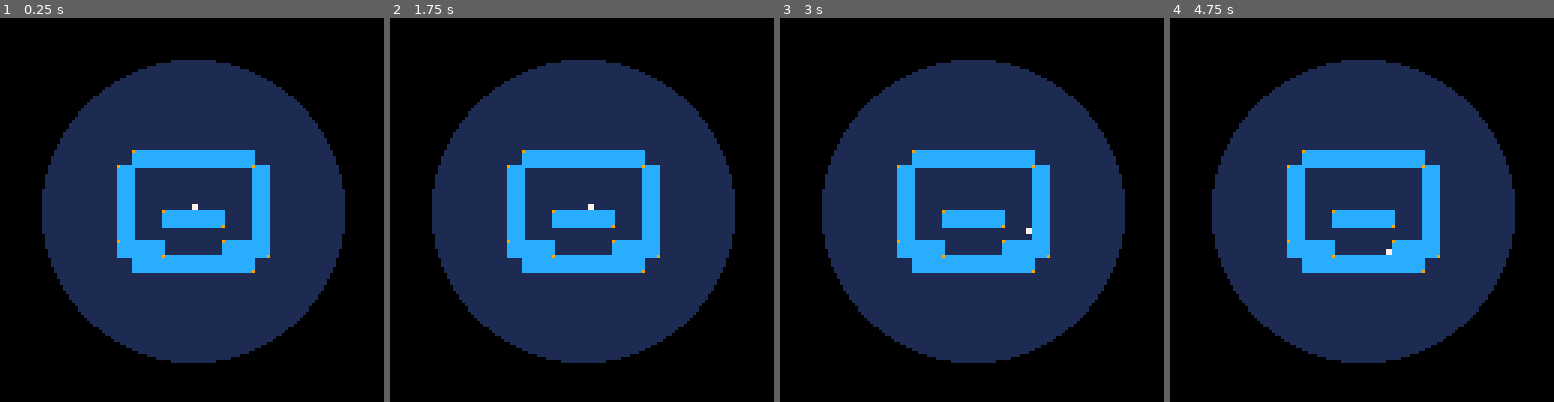
Above: before the commit, frames 1-4 (left to right).
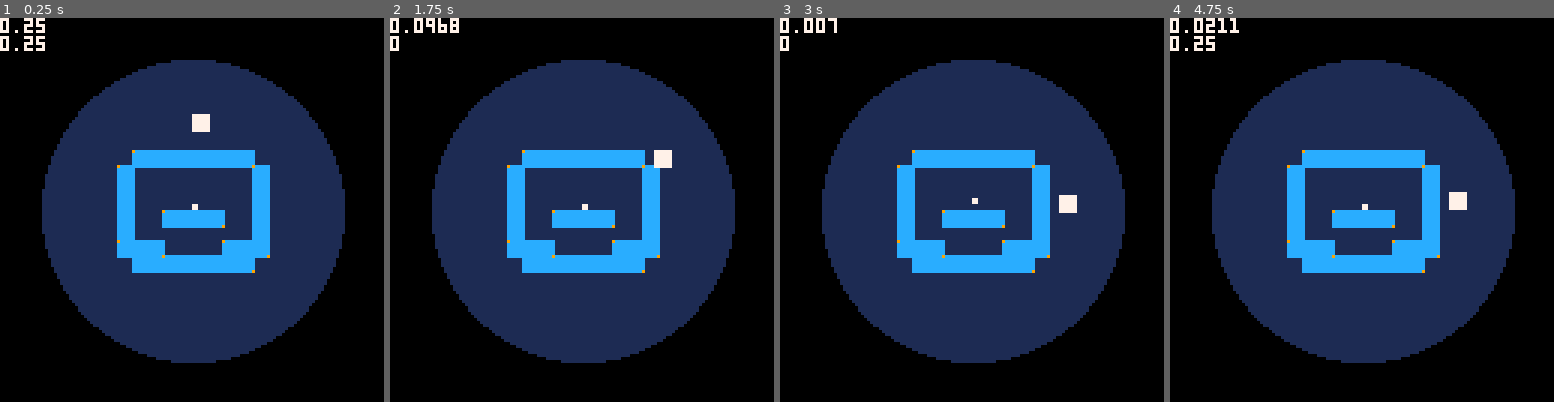
Above: after the commit, the same moments.

Repository: nucleartide/airship-prototype
Game: PICO-8 cartridge carts/prototype.p8
The game is run twice, just before and just after one commit, with the same random seed, the same clock (stepped at 60 frames per second) and the same inputs.
Inputs:
- Up to frame 1 (0.25 s): no input
- Up to frame 2 (1.75 s): tap X (X key) at 0.33, 1.07 s; tap O (Z key) at 0.7, 1.7 s; hold Right from 1.6 s (still down)
- Up to frame 3 (3 s): tap X (X key) at 1.85, 2.97 s; release Right at 2.1 s; tap O (Z key) at 2.1, 2.5, 2.9 s; hold Up 2.15-2.42 s; hold Right from 2.47 s (still down)
- Up to frame 4 (4.75 s): release Right at 3.03 s; hold Left 3.08-3.58 s; tap O (Z key) every 0.4 s from 3.3 to 4.5 s; hold Down 3.63-3.97 s; hold Right 4.02-4.68 s; tap X (X key) at 4.08 s; hold Up from 4.73 s (still down)

The runs differ from the first frame. In frame 1, 0.6% of the frame differs, in the area x 0-55%, y 0-30%; in frame 2, 0.7%; in frame 3, 0.6%; in frame 4, 0.8%, in the area x 0-78%, y 0-62%.

Commit message:
wip propeller

Diff:
--- a/carts/prototype.p8
+++ b/carts/prototype.p8
@@ -11,6 +11,7 @@
     - energy
     - we're running out of energy, and need to escape
     - ship navigation
+    - move ship state
 
 ]]
 
@@ -130,6 +131,11 @@
 --
 -- player entity.
 --
+
+local player_state = {
+  normal    = 0,
+  move_ship = 1,
+}
 
 function player()
   local mass = 80
@@ -154,6 +160,12 @@
       top_left     = vec2(),
       bottom_right = vec2(),
     },
+
+    player_state = player_state.move_ship,
+
+    -- stored as angle
+    propeller = 0.25,
+    desired_propel_angle = 0.25,
   }
 end
 
@@ -168,6 +180,11 @@
     btn_state(0) and -p.move_vel or
     btn_state(1) and p.move_vel  or
     0
+
+  -- overwrite depending on state.
+  if p.player_state ~= player_state.normal then
+    p.acc.x = 0
+  end
 
   if p.acc.x ~= 0 then
     -- the line below adds sliding when abruptly changing dir.
@@ -197,6 +214,56 @@
 
   vec2_clamp_by(p.vel, p.max_vel)
   vec2_add_to(p.vel, p.pos)
+
+  --
+  -- if in move ship state, update propeller angle
+  --
+  -- shouldn't be tied to the player's position...
+  --
+
+  local desired_x, desired_y = 0, 0
+  if p.player_state == player_state.move_ship then
+
+    if btn(0) and not btn(1) then
+      desired_x = -1
+    elseif not btn(0) and btn(1) then
+      desired_x = 1
+    end
+
+    if btn(2) and not btn(3) then
+      desired_y = -1
+    elseif not btn(2) and btn(3) then
+      desired_y = 1
+    end
+
+    if desired_x == 0 and desired_y == 0 then
+      p.desired_propel_angle = p.propeller
+    else
+      p.desired_propel_angle = atan2(desired_x, desired_y)
+    end
+  end
+
+  --
+  -- update p.propeller angle.
+  --
+
+  if desired_x ~= 0 or desired_y ~= 0 then
+    local negate = p.desired_propel_angle - 1
+    local positive = p.desired_propel_angle + 1
+
+    if abs(negate - p.propeller) < abs(p.desired_propel_angle - p.propeller) then
+      p.propeller = lerp(p.propeller, negate, 0.1)
+      p.propeller = p.propeller % 1
+    elseif abs(positive - p.propeller) < abs(p.desired_propel_angle - p.propeller) then
+      p.propeller = lerp(p.propeller, positive, 0.1)
+      p.propeller = p.propeller % 1
+    else
+      p.propeller = lerp(p.propeller, p.desired_propel_angle, 0.1)
+    end
+    if abs(p.propeller-p.desired_propel_angle)<0.001 then
+      p.propeller = p.desired_propel_angle
+    end
+  end
 end
 
 -- player_bounds :: player -> bound
@@ -257,6 +324,13 @@
 
 function player_draw(p)
   rectfill(p.pos.x, p.pos.y, p.pos.x+p.w-1, p.pos.y+p.h-1, 7)
+
+  local x=p.pos.x+cos(p.propeller)*30
+  local y=p.pos.y+sin(p.propeller)*30
+  rectfill(x,y,x+5,y+5,7)
+
+  print(p.propeller)
+  print(p.desired_propel_angle)
 end
 
 --
